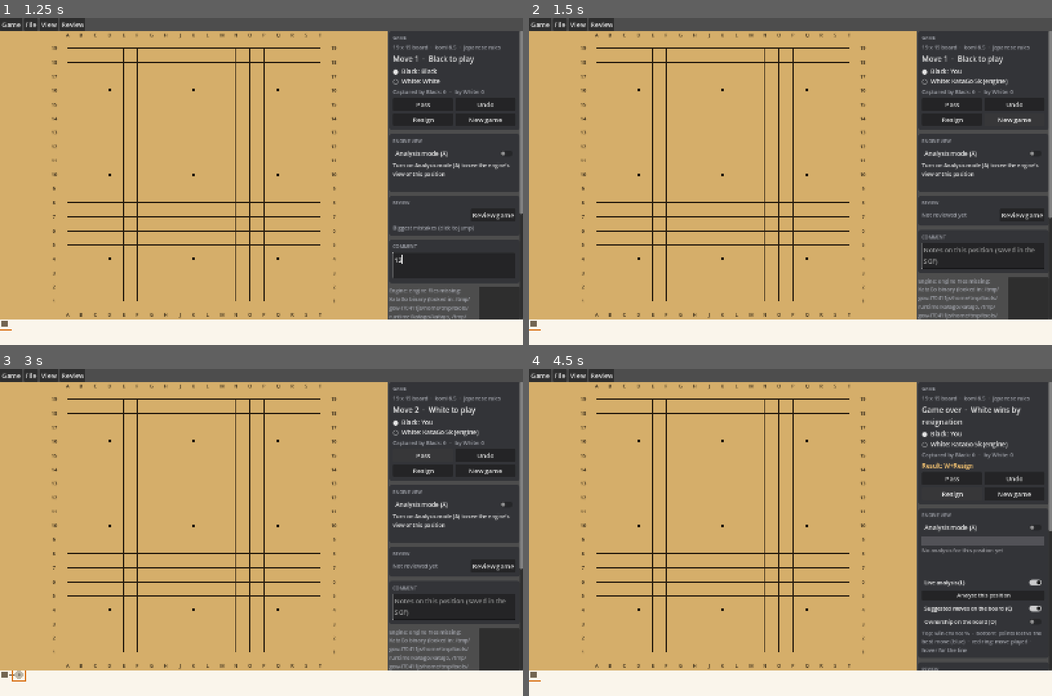
Above: before the commit, frames 1-4 (two rows, left to right).
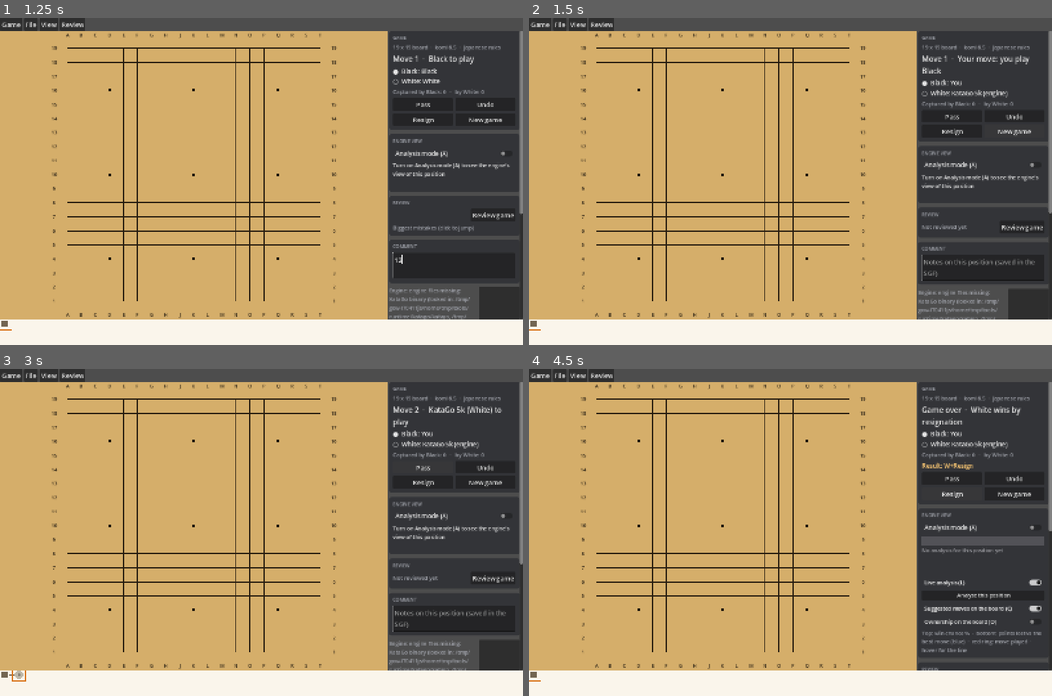
Above: after the commit, the same moments.

Repository: bgenerowicz/go_game
Game: Godot game, scene res://main.tscn
Two runs of this game, one before a commit and one after it. Both use one fixed random seed, a clock stepped at 60 frames per second and the inputs below.
Inputs (mouse positions are in pixels of both pictures, inside the frame that each line leads up to):
- Up to frame 1 (1.25 s): click (455, 266) at 0.52 s; type "12" at 0.6 s
- Up to frame 2 (1.5 s): click "New game" at 1.25 s
- Up to frame 3 (3 s): click "New game" at 2 s; click "Pass" at 2.75 s
- Up to frame 4 (4.5 s): click "Undo" at 3.5 s; click "Resign" at 4.25 s

Frame 1 is identical in both runs. In frame 2, 5.2% of the frame differs, in the area x 74-100%, y 11-93%; in frame 3, 5.3%; in frame 4, nothing differs.

Commit message:
Make your colour clear at the start of a game
While the engine was to move, hovering the board still drew a ghost stone
in the engine's colour, so at the start of a game where you play White a
black stone followed the cursor. No ghost is drawn on the engine's turn
now, and the turn line names your colour ("Your move: you play Black")
or the engine and its colour while it is to move.

Co-Authored-By: Claude Opus 5.5 <noreply@anthropic.com>

Diff:
--- a/scripts/ui/board_view.gd
+++ b/scripts/ui/board_view.gd
@@ -19,6 +19,10 @@
 ## Hover state, drawn as a translucent ghost stone.
 var ghost_point: Vector2i = Board.INVALID
 var ghost_color: int = Board.Stone.EMPTY
+## True while the engine opponent is to move: clicks are ignored then, so no
+## ghost stone is drawn either. A ghost in the engine's colour under the cursor
+## made it look as if you were playing that colour.
+var input_locked: bool = false
 ## Optional overlays, filled in by later milestones.
 var ownership: Array = []
 ## Candidate circles, built from node.analysis by set_analysis(). Each entry:
@@ -166,7 +170,7 @@
 ## The colour a ghost stone should show for a point: the side to play, unless the
 ## point is occupied or illegal, in which case there is no ghost.
 func ghost_color_for(point: Vector2i) -> int:
-	if point == Board.INVALID or node == null:
+	if point == Board.INVALID or node == null or input_locked:
 		return Board.Stone.EMPTY
 	var board: Board = tree.board_at(node)
 	if board.get_stone(point.x, point.y) != Board.Stone.EMPTY:
--- a/scripts/ui/main.gd
+++ b/scripts/ui/main.gd
@@ -1661,6 +1661,19 @@
 
 
 ## "KataGo 5k" for the human-like profile rank_5k, "KataGo" otherwise.
+## The turn line. In a game against the engine it says which colour is yours,
+## so the start of a game (where your colour may have been drawn at random)
+## is never ambiguous.
+func _turn_text(turn: int) -> String:
+	var colour: String = "Black" if turn == Board.Stone.BLACK else "White"
+	var number: int = flow.move_number() + 1
+	if mode != "play" or ai_side == 0:
+		return "Move %d  ·  %s to play" % [number, colour]
+	if turn == ai_side:
+		return "Move %d  ·  %s (%s) to play" % [number, _opponent_name(), colour]
+	return "Move %d  ·  Your move: you play %s" % [number, colour]
+
+
 func _opponent_name() -> String:
 	var profile: String = ai.profile if ai != null else ""
 	if profile.begins_with("rank_"):
@@ -1780,6 +1793,9 @@
 func _refresh() -> void:
 	if board_view == null:
 		return
+	board_view.input_locked = _is_ai_turn()
+	if board_view.input_locked:
+		board_view.set_ghost(Board.INVALID, Board.Stone.EMPTY)
 	board_view.show_position(flow.tree, flow.current())
 	var node: GameNode = flow.current()
 	# During a game the overlays and the read-out stay hidden unless
@@ -1801,8 +1817,7 @@
 			turn_label.text = "Game over  ·  " + _result_in_words(flow.tree.result
 				if flow.tree.result != "" else flow.result_text)
 	else:
-		turn_label.text = "Move %d  ·  %s to play" % [flow.move_number() + 1,
-			"Black" if turn == Board.Stone.BLACK else "White"]
+		turn_label.text = _turn_text(turn)
 	_update_panel_mode()
 	# The engine's read-out follows the shown position (or says why it is off).
 	if _hints_visible():
--- a/tests/smoke_ui.gd
+++ b/tests/smoke_ui.gd
@@ -566,6 +566,29 @@
 		await process_frame
 		_check(not settings_dialog.visible, "the settings dialog is closed before rendering")
 
+	# --- your colour is clear at the start of a game against the engine -------
+	# No engine runs here, so the opponent's side is set by hand on a fresh game.
+	root._new_game_with({"size": 19, "komi": 6.5, "rules": "japanese", "handicap": 0,
+		"profile": "", "human_colour": "random"})
+	root.ai_side = Board.Stone.BLACK
+	root._refresh()
+	await process_frame
+	var corner: Vector2i = Vector2i(3, 3)
+	_check(String(root.turn_label.text).contains("KataGo")
+		and String(root.turn_label.text).contains("(Black) to play"),
+		"the engine's turn names it and its colour (got <%s>)" % String(root.turn_label.text))
+	_check(root.board_view.ghost_color_for(corner) == Board.Stone.EMPTY,
+		"no ghost stone in the engine's colour while it is to move")
+	root.ai_side = Board.Stone.WHITE
+	root._refresh()
+	await process_frame
+	_check(String(root.turn_label.text).contains("you play Black"),
+		"your turn says which colour you play (got <%s>)" % String(root.turn_label.text))
+	_check(root.board_view.ghost_color_for(corner) == Board.Stone.BLACK,
+		"the ghost stone shows your colour on your turn")
+	root.ai_side = 0
+	root._refresh()
+
 	# --- the board actually renders -----------------------------------------
 	await process_frame
 	# Nothing may be covering the main window, or the frame below measures the
